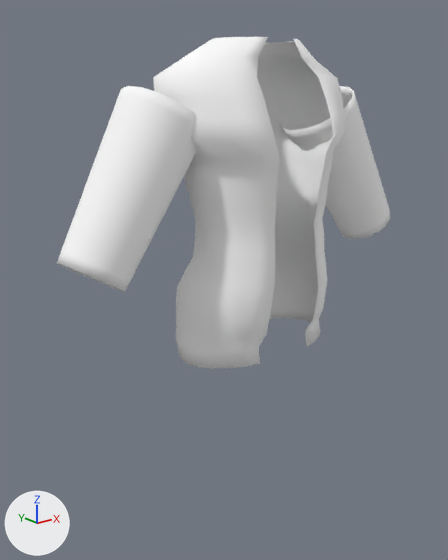
The glTF model apps/web/public/models/templates/male/trench_coat.glb, before and after one commit.
Before and after are seen from a camera (50 mm lens) standing at (-0.924, -1.065, 1.428) and looking at (-0.057, 0.019, 0.995). Arrows for +X, +Y and +Z are at lower left; the lights stay in place. The older version comes first. Vertices at exactly the same position are counted once.

The scene before the commit, as lines of its bpy script (objects in view):
```python
me_top_outerwear_jacket_male = bpy.data.meshes.new('top_outerwear_jacket_male')
me_top_outerwear_jacket_male.from_pydata(...)  # 2076 vertices, 4148 faces; spans x -0.468..0.468, y -0.173..0.133, z 0.84..1.52
me_top_outerwear_jacket_male.materials.append(mat_top_outerwear_jacket_male_mat)
ob_top_outerwear_jacket_male = bpy.data.objects.new('top_outerwear_jacket_male', me_top_outerwear_jacket_male)
ob_top_outerwear_jacket_male.location = (0.0, 0.0, 0.0)
```
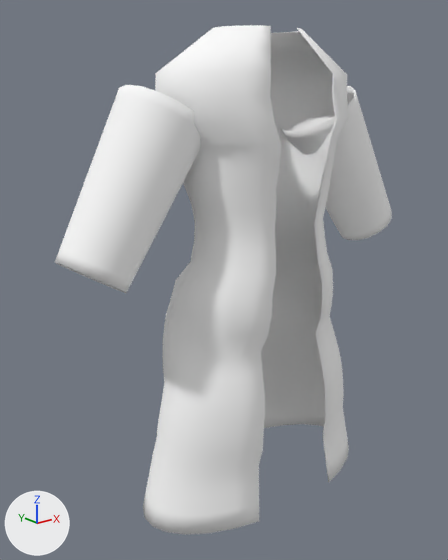
Boxes (x1, y1, x2, y2) around the edits, measured in the pictures (448 x 560 px; the box of a moved part takes in the faces that stretch with it):
'top_outerwear_jacket_male', reshaped (53% taller)
    before: (57, 37, 390, 369)
    after: (55, 25, 392, 535)
part 1 of me_top_outerwear_jacket_male, moved or reshaped
    before: (57, 86, 196, 292)
    after: (55, 85, 201, 293)
part 2 of me_top_outerwear_jacket_male, moved or reshaped
    before: (280, 86, 390, 239)
    after: (280, 86, 392, 240)
part 3 of me_top_outerwear_jacket_male, rebuilt (53% taller)
    before: (153, 37, 348, 369)
    after: (143, 25, 349, 535)

What the commit changed:
me_top_outerwear_jacket_male is used by ob_top_outerwear_jacket_male; location (0.0, 0.0, 0.0).
me_top_outerwear_jacket_male had 2076 vertices, 4148 faces and spanned x -0.468..0.468, y -0.173..0.133, z 0.84..1.52.
me_top_outerwear_jacket_male now has 2388 vertices, 4772 faces and spans x -0.471..0.471, y -0.186..0.145, z 0.48..1.54.
me_top_outerwear_jacket_male part 1: the loose piece of 544 vertices spanning x -0.468..-0.138, y -0.087..0.101, z 1.038..1.428 is multiplied about its middle by the matrix ((1.035, -0.001, -0.022), (-0.001, 1.049, -0.002), (-0.022, -0.002, 1.014)).
me_top_outerwear_jacket_male part 2: the loose piece of 544 vertices spanning x 0.138..0.468, y -0.087..0.101, z 1.038..1.428 is multiplied about its middle by the matrix ((1.035, 0.001, 0.022), (0.001, 1.049, -0.002), (0.022, -0.002, 1.014)).
me_top_outerwear_jacket_male part 3: the loose piece of 988 vertices spanning x -0.235..0.235, y -0.173..0.133, z 0.84..1.52 is rebuilt with 1300 vertices and now spans x -0.316..0.316, y -0.186..0.145, z 0.48..1.54.
